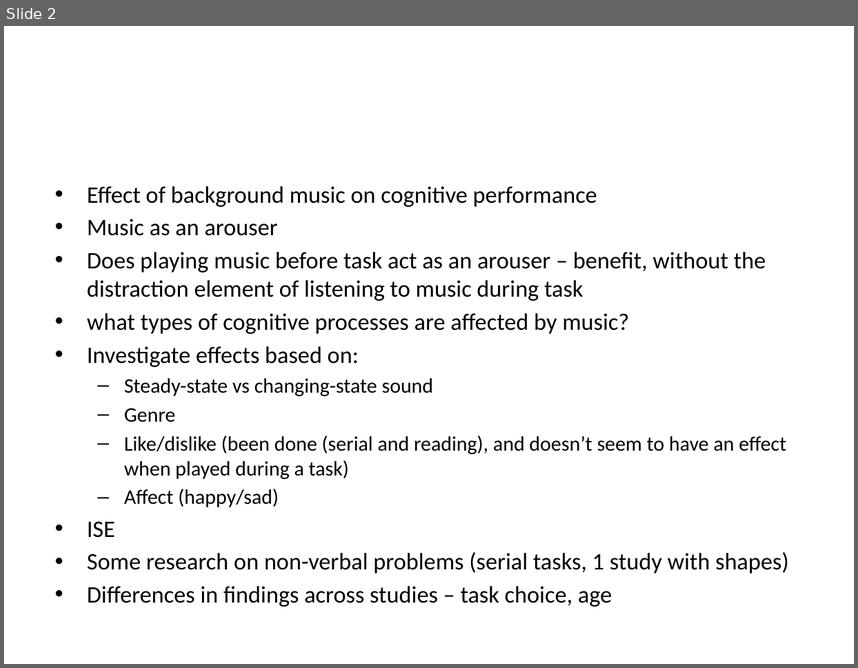
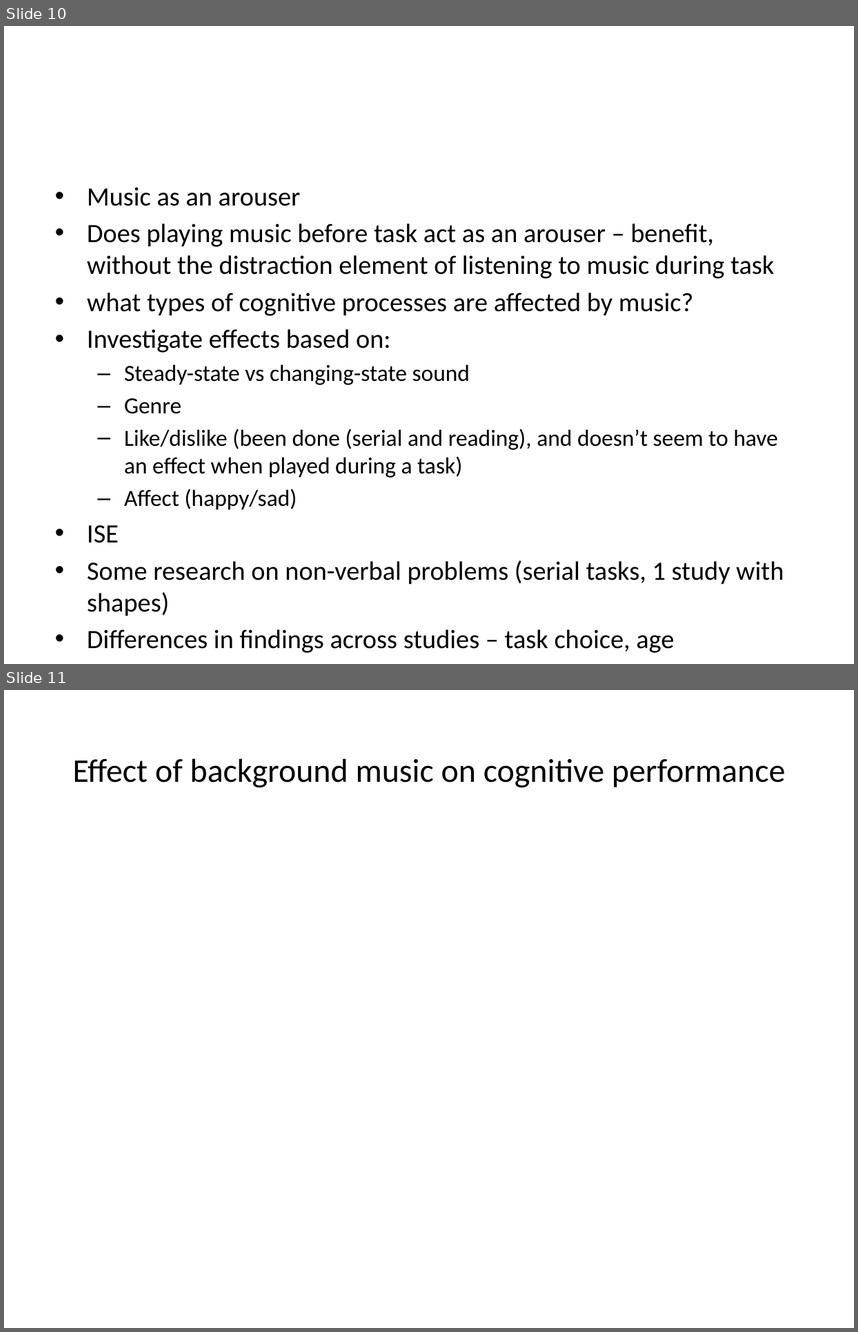
Before and after one commit to asternin/PhDProject, a slide deck: Meetings/22.08.2016-LabRetreat.pptx. Shown one above the other, each under a label of ours: slide 2 before the commit, slides 10 and 11 after it. The pictures are 858x668 and 858x1332 pixels, drawn with LibreOffice and Linux fonts; fonts in the diff are those of the drawing. Boxes give left, top, right and bottom in pixels: in the first picture for what was removed or moved away, otherwise in the second. Text is boxed around its words. In the diff, an @@ line names an element or a change of style, - is before the commit and + after.

```diff
--- a/Meetings/22.08.2016-LabRetreat.pptx
+++ b/Meetings/22.08.2016-LabRetreat.pptx
@@ slide 11 added at (x1=4, y1=690, x2=854, y2=1328), background #FFFFFF @@
@@ title added at (x1=73, y1=758, x2=785, y2=788), 28 pt, text #000000 @@
+Effect of background music on cognitive performance
@@ what was slide 2 is now slide 10 @@
@@ slide 10 changed as well @@
@@ text "Music as an arouser" at (x1=87, y1=187, x2=784, y2=653): size 20 to 22.4 pt in "Music as an arouser", "Does playing music before task act as ...", "what types of cognitive processes are affected ...", "Investigate effects based on:" and 3 more places; size 17.5 to 19.6 pt in "Steady-state vs changing-state sound", "Genre", "Like/dislike (been done (serial and reading), and ...", "Affect (happy/sad)" @@
@@ text at (x1=87, y1=186, x2=597, y2=207): paragraph removed @@
-• Effect of background music on cognitive performance
```
Also in this commit, not shown: 9 other slides added, 1 slide removed, 5 other files.
